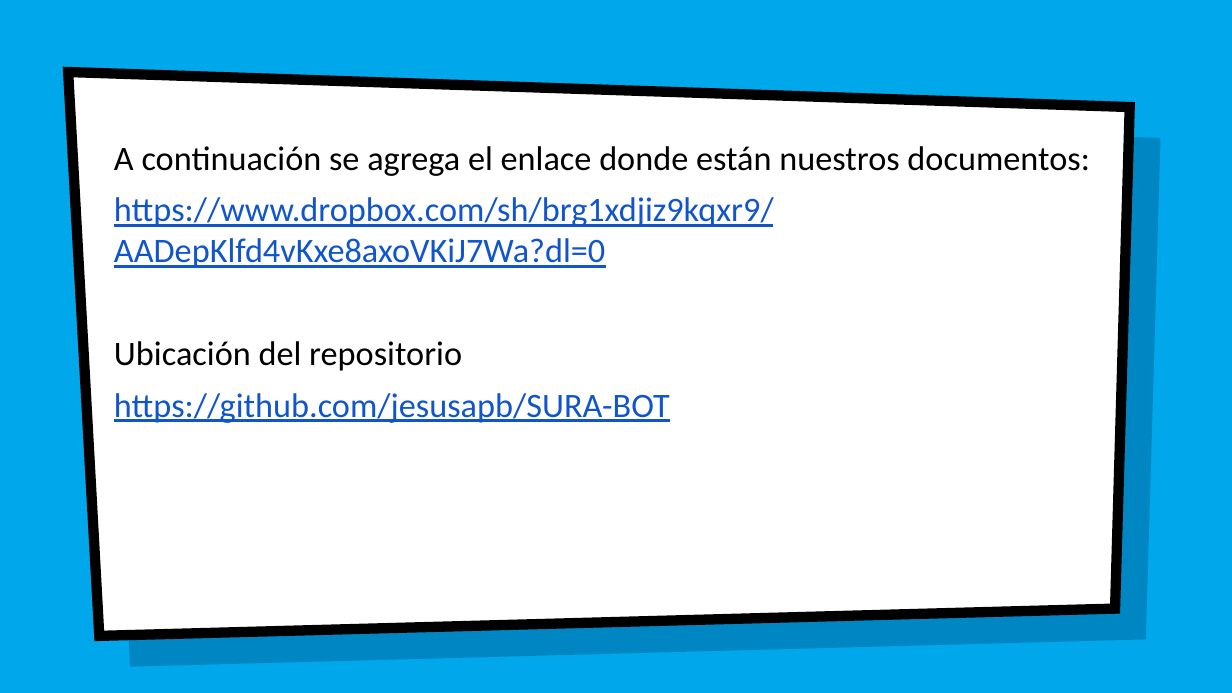
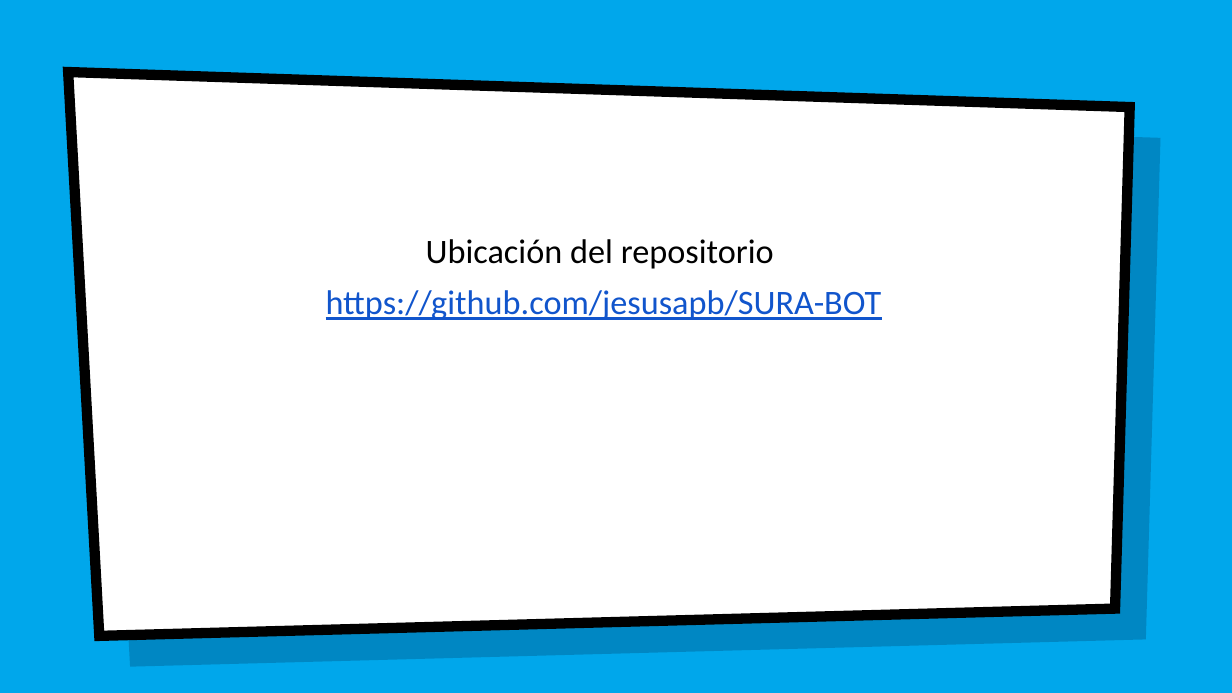
Before and after one commit to jesusapb/SURA-BOT, a slide deck: slide 8 of documentacion/Surabot.pptx. Drawn at 1232x693 pixels with LibreOffice and Linux fonts; fonts in the diff are those of the drawing; background and template pictures are left out. Boxes give left, top, right and bottom in pixels: in the first picture for what was removed or moved away, otherwise in the second. Text is boxed around its words. In the diff, an @@ line names an element or a change of style, - is before the commit and + after.

```diff
--- a/documentacion/Surabot.pptx
+++ b/documentacion/Surabot.pptx
@@ text at (x1=114, y1=146, x2=1089, y2=268): paragraphs removed @@
-A continuación se agrega el enlace donde están nuestros documentos:
-https://www.dropbox.com/sh/brg1xdjiz9kqxr9/AADepKlfd4vKxe8axoVKiJ7Wa?dl=0
@@ text "Ubicación del repositorio" moved from (x1=114, y1=146, x2=1089, y2=423) to (x1=326, y1=239, x2=882, y2=320) @@
@@ text "Ubicación del repositorio" at (x1=326, y1=239, x2=882, y2=320): alignment left to centre @@
```
Also in this commit, not shown: 4 other slides changed, 26 other files.
